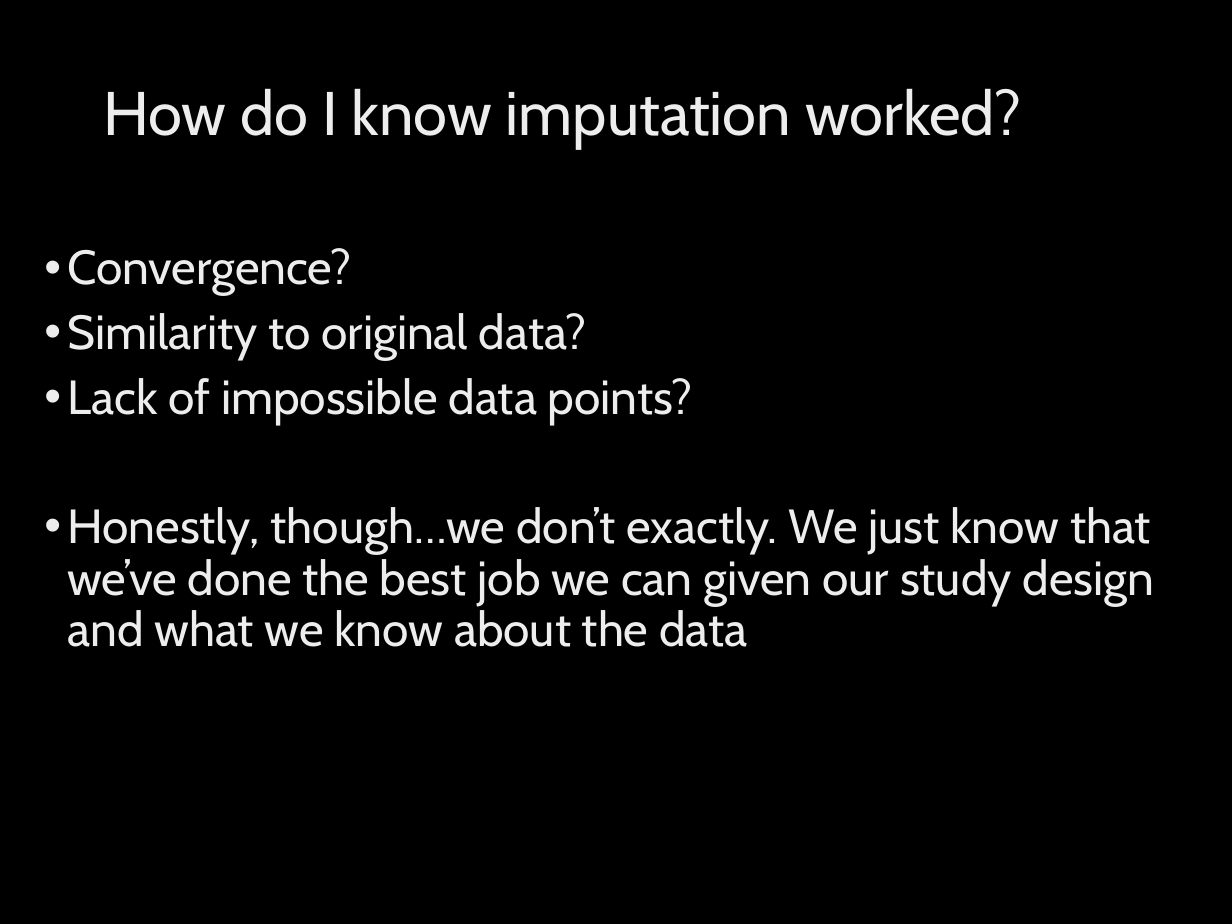
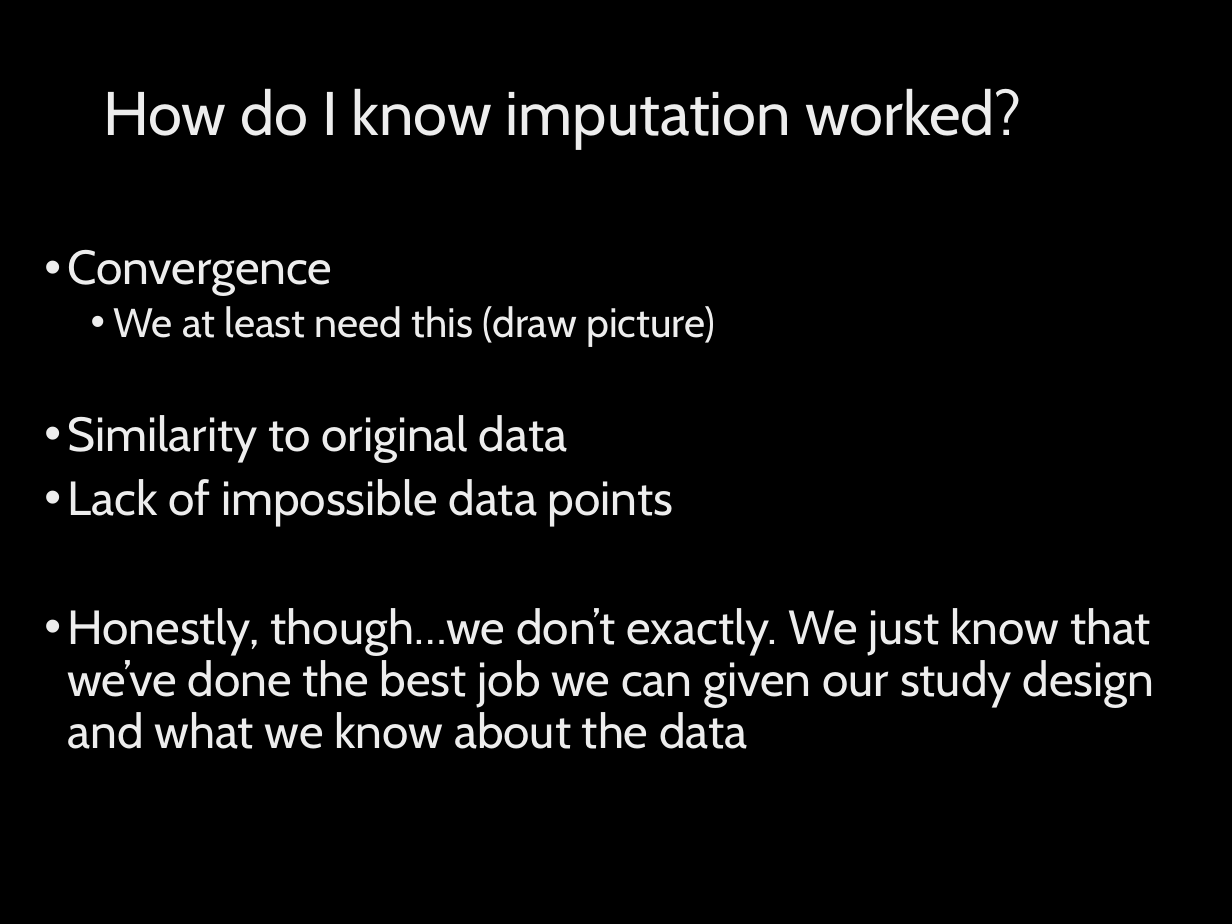
Before and after one commit to mhalvo/missingdata, a slide deck: slide 67 of MissingDataWorkshop2018.pptx (slide 57 before the commit). Drawn at 1232x924 pixels with LibreOffice and Linux fonts; fonts in the diff are those of the drawing; background and template pictures are left out. Boxes give left, top, right and bottom in pixels: in the first picture for what was removed or moved away, otherwise in the second. Text is boxed around its words. In the diff, an @@ line names an element or a change of style, - is before the commit and + after.

```diff
--- a/MissingDataWorkshop2018.pptx
+++ b/MissingDataWorkshop2018.pptx
@@ text at box(67, 249, 715, 526): text changed @@
-• Convergence?
-• Similarity to original data?
-• Lack of impossible data points?
+• Convergence
+  • We at least need this (draw picture)
+• Similarity to original data
+• Lack of impossible data points
```
Also in this commit, not shown: 5 other slides changed, 10 slides added, 3 other files.
